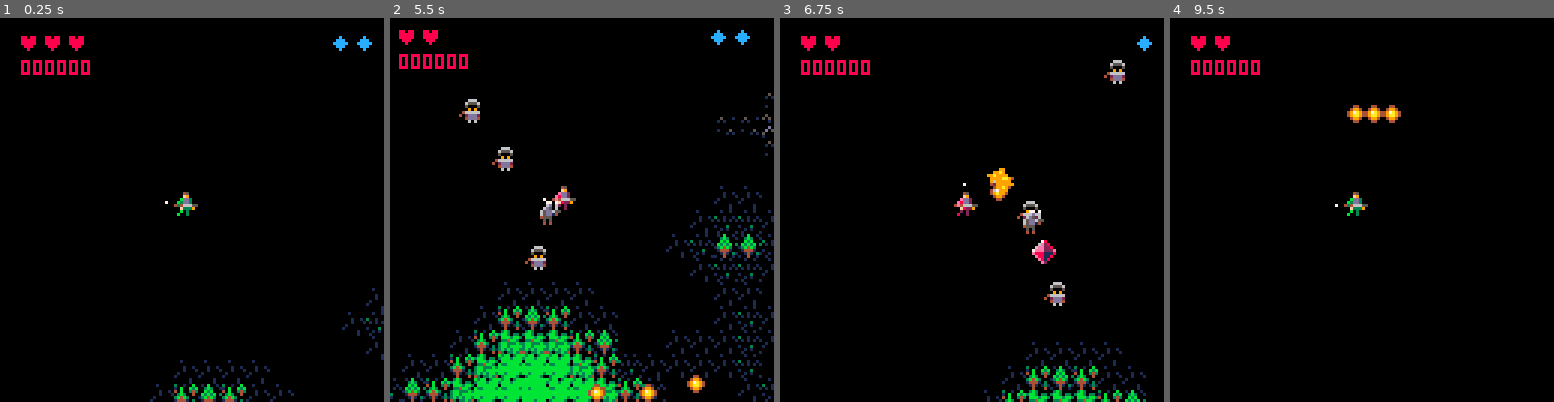
Above: before the commit, frames 1-4 (left to right).
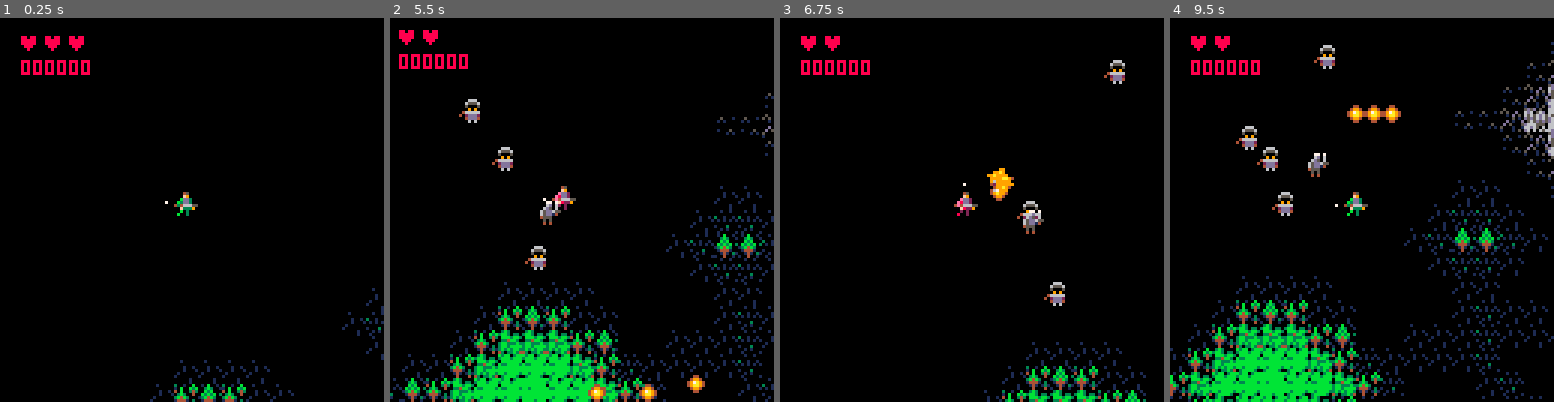
Above: after the commit, the same moments.

Repository: elbert-git/pico8Gun
Game: PICO-8 cartridge gungame_import.p8
Two runs of this game, one before a commit and one after it. Both use one fixed random seed, a clock stepped at 60 frames per second and the inputs below.
Inputs:
- Up to frame 1 (0.25 s): no input
- Up to frame 2 (5.5 s): tap O (Z key) at 0.33, 0.7, 1.43, 2.22, 3.1, 3.98, 4.87 s; tap X (X key) at 1.07, 2.07, 2.4, 2.73, 3.07, 3.4, 3.73, 4.07, 4.4, 4.73, 5.07, 5.4 s; hold Left 1.97-2.37 s; hold Down 2.42-2.82 s; hold Right 2.87-3.53 s; hold Up 3.58-4.08 s; hold Right 4.13-4.53 s; hold Down 4.58-5.08 s; hold Left from 5.13 s (still down)
- Up to frame 3 (6.75 s): tap X (X key) every 0.33 s from 5.73 to 6.73 s; tap O (Z key) at 5.75, 6.63 s; release Left at 5.8 s; hold Up 5.85-6.18 s; hold Left 6.23-6.63 s; hold Down from 6.68 s (still down)
- Up to frame 4 (9.5 s): tap X (X key) every 0.33 s from 7.07 to 9.4 s; release Down at 7.08 s; hold Right 7.13-7.8 s; tap O (Z key) at 7.52, 8.4, 9.28 s; hold Up 7.85-8.35 s; hold Right 8.4-8.8 s; hold Down 8.85-9.35 s; hold Left from 9.4 s (still down)

The runs differ from the first frame. In frame 1, 0.2% of the frame differs, in the area x 86-97%, y 4-9%; in frame 2, 0.2%; in frame 3, 0.3%; in frame 4, 13%, in the area x 0-100%, y 6-100%.

Commit message:
finished gameover screen

Diff:
--- a/gungame_import.p8
+++ b/gungame_import.p8
@@ -208,7 +208,7 @@
 	is_hit=false,
 	sht_fwd=true,
 	sht_dir={},
-	bombs=2
+	bombs=0
 }
 
 function player_update()
@@ -251,6 +251,7 @@
 			create_bullet(player.pos.x, player.pos.y, b_dir)
 			create_bullet(player.pos.x, player.pos.y, b_dir_a)
 			create_bullet(player.pos.x, player.pos.y, b_dir_b)
+			sfx(5)
 			end
 	end
 	-- switch shooting direction
@@ -313,10 +314,13 @@
 function player_damage()
 	if player_invul_time < 0 then
 		shake()
+		sfx(8)
 		player.health -= 1
 		player_invul_time = 3
 		if player.health == 0 then
 			game_over = true
+			music(-1)
+			sfx(4)
 		end
 	end
 end
@@ -326,7 +330,7 @@
 bullets={}
 b_spd = 4
 b_down_time = 0
-b_rate = 1/8
+b_rate = 1/5
 b_curr_i = 1
 
 -- on start create intial bullets
@@ -476,7 +480,7 @@
 function power_up_collbacks()
 	for i=1, #p_up_colls do
 		local p = p_up_colls[i]
-		log("col")
+		sfx(7)
 		-- handle event
 		if p.p_type == "health" then
 			player.health += 1
@@ -485,7 +489,6 @@
 		else
 			player.bombs += 1
 			if player.bombs > 2 then player.bombs = 2 end
-			log(player.bombs)
 		end
 		-- deactivate powerup
 		p.active = false
@@ -545,6 +548,7 @@
 end
 function bomb_boom()
 	--set bomb fx
+	sfx(9)
 	curr_flash_index = #b_flash_colors
 	-- clear all enemies
 	for i=1, #enemies do
@@ -712,6 +716,8 @@
 		e.health-=1
 		-- emit partices
 		emit(e.pos.x, e.pos.y)
+		--sfx
+		sfx(5)
 		-- handle death
 		if e.health < 0 then
 			e.active = false
Not shown, changed: the sound effects (__sfx__) section of gungame_import.p8
